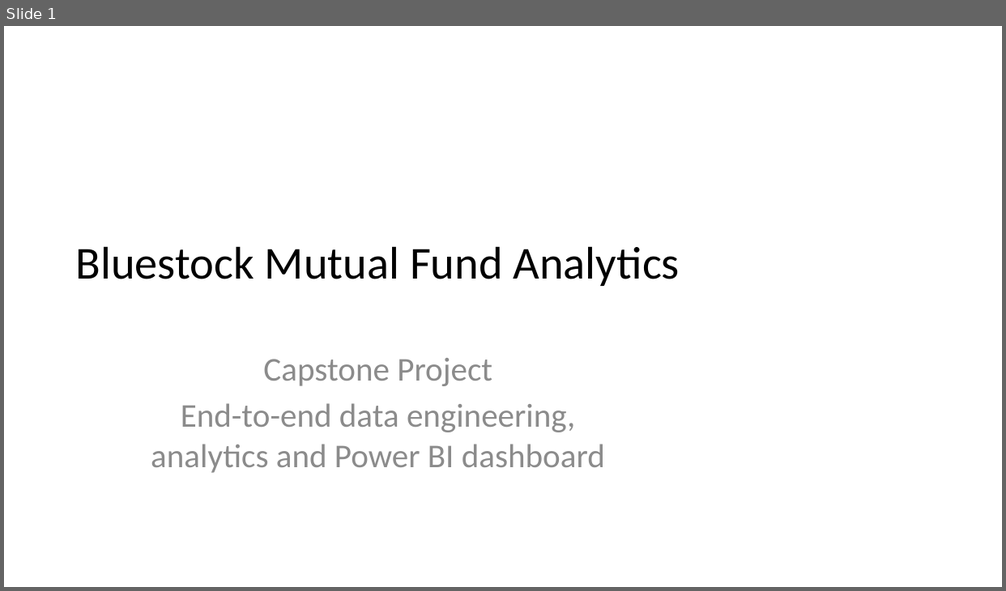
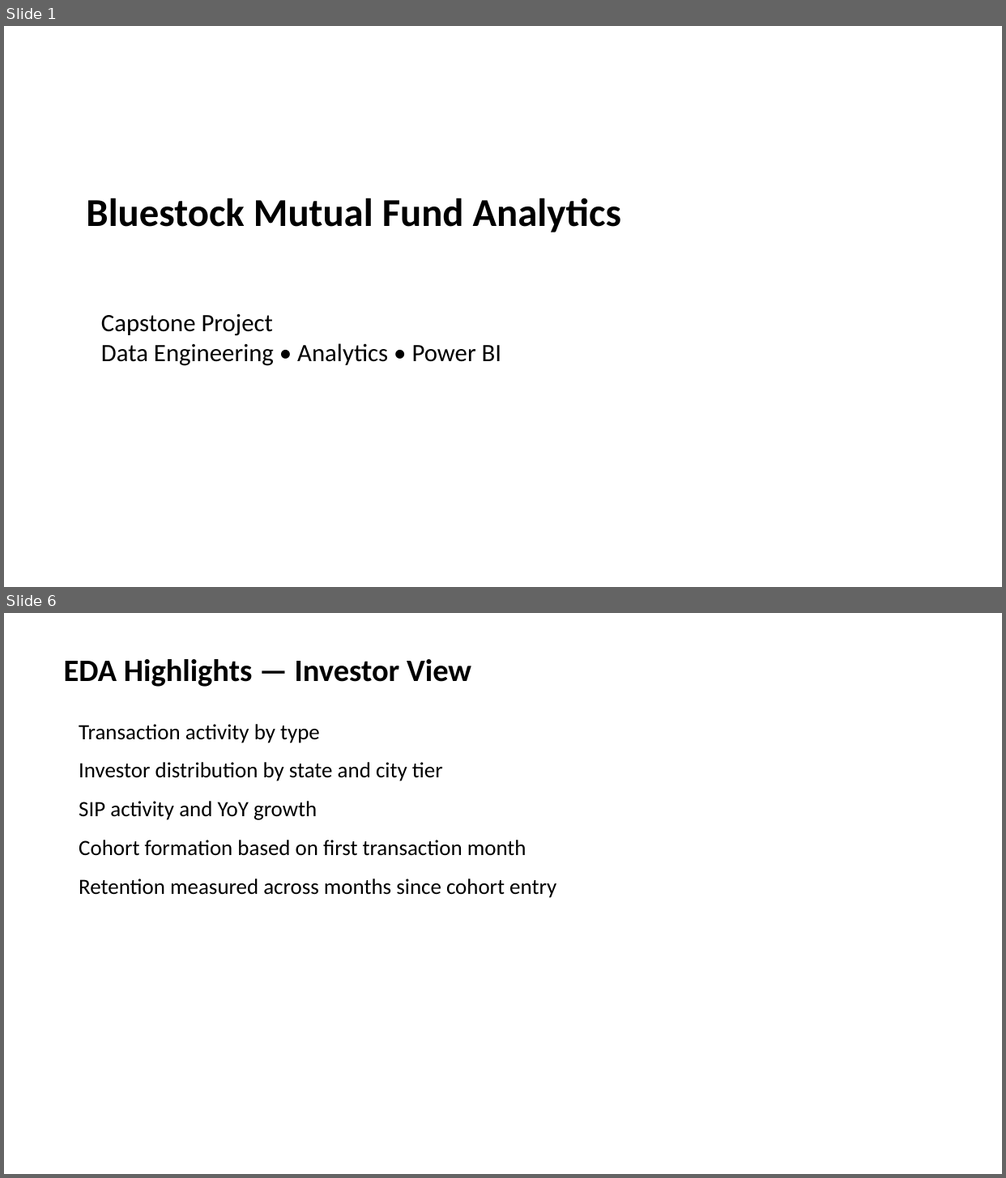
Before and after one commit to farhandev-20/mutual-fund-analytics, a slide deck: reports/Presentation.pptx. Shown one above the other, each under a label of ours: slide 1 before the commit, slides 1 and 6 after it; the slides between them are not shown. The pictures are 1006x591 and 1006x1178 pixels, drawn with LibreOffice and Linux fonts; fonts in the diff are those of the drawing. Boxes give left, top, right and bottom in pixels: in the first picture for what was removed or moved away, otherwise in the second. Text is boxed around its words. In the diff, an @@ line names an element or a change of style, - is before the commit and + after.

Commit message:
Final: Complete Bluestock MF Capstone

```diff
--- a/reports/Presentation.pptx
+++ b/reports/Presentation.pptx
@@ slide 6 added at [4, 613, 1002, 1174], background #FFFFFF @@
@@ text added at [64, 659, 471, 687], 30 pt, text #000000, bold @@
+EDA Highlights — Investor View
@@ text added at [79, 724, 556, 898], 21 pt, text #000000 @@
+Transaction activity by type
+Investor distribution by state and city tier
+SIP activity and YoY growth
+Cohort formation based on first transaction month
+Retention measured across months since cohort entry
@@ slide 1 changed as well @@
@@ text "Bluestock Mutual Fund Analytics": place and size @@
-text "Bluestock Mutual Fund Analytics" at [76, 246, 680, 286]
+text "Bluestock Mutual Fund Analytics" at [86, 198, 621, 233]
@@ text "Bluestock Mutual Fund Analytics" at [86, 198, 621, 233]: size 44 to 38 pt, bold on; alignment centre to left; vertical alignment middle to top @@
@@ text at [101, 314, 501, 366]: text changed; size 32 to 24 pt; text colour #8C8C8C to #000000 @@
-Capstone Project
-End-to-end data engineering, analytics and Power BI dashboard
+Capstone Project
+Data Engineering • Analytics • Power BI
```
Also in this commit, not shown: 10 other slides added, 9 slides removed, 17 other files.
